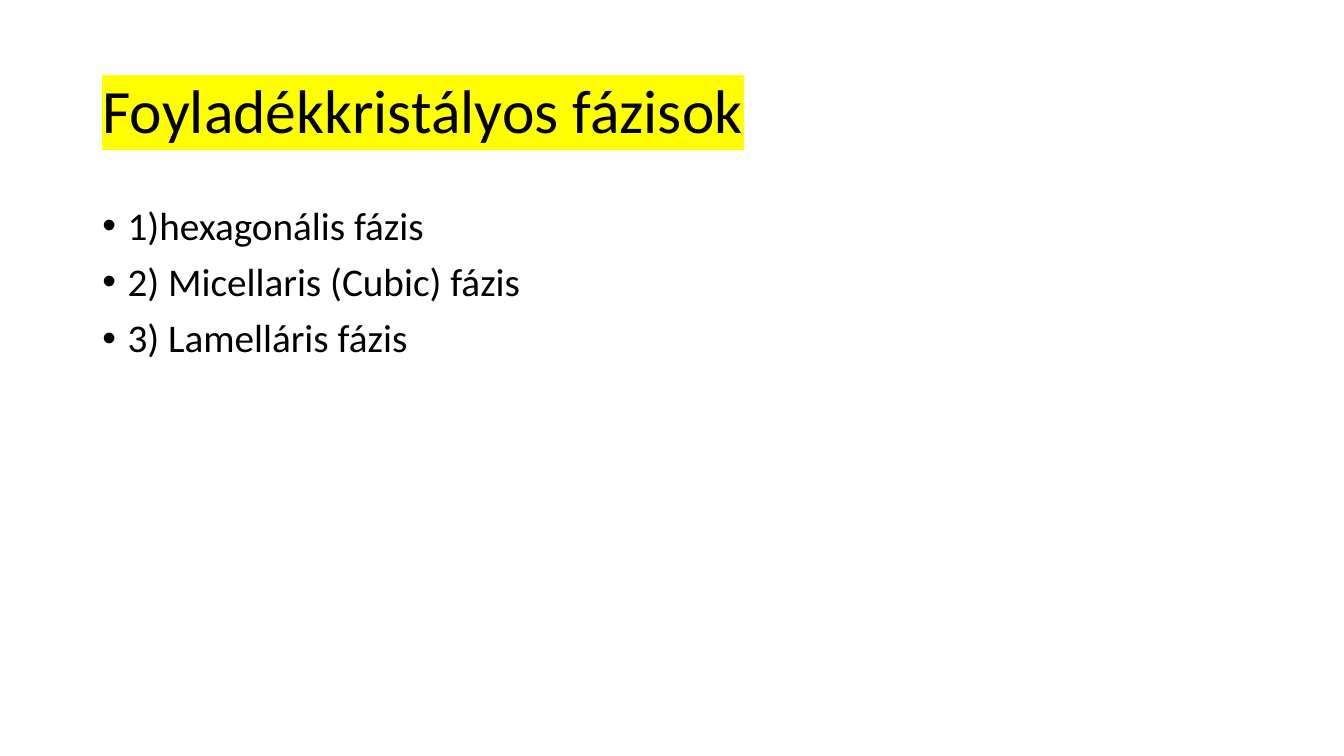
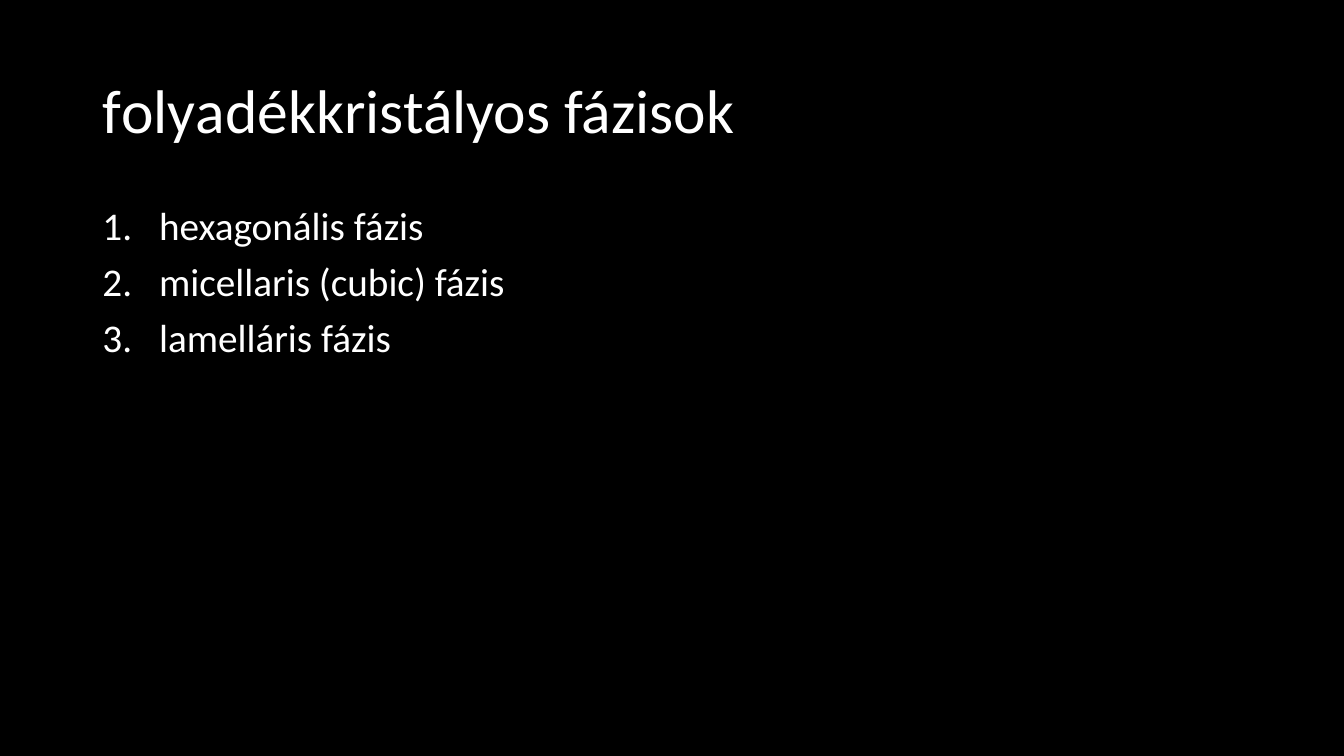
Before and after one commit to LilianaBohus/chemistry-presenations, a slide deck: slide 34 of adjuvants.pptx. Drawn at 1344x756 pixels with LibreOffice and Linux fonts; fonts in the diff are those of the drawing; background and template pictures are left out. Boxes give left, top, right and bottom in pixels: in the first picture for what was removed or moved away, otherwise in the second. Text is boxed around its words. In the diff, an @@ line names an element or a change of style, - is before the commit and + after.

```diff
--- a/adjuvants.pptx
+++ b/adjuvants.pptx
@@ background #FFFFFF to picture (left out) @@
@@ text at [102, 90, 734, 143]: text changed; text colour #000000 to #FFFFFF @@
-Foyladékkristályos fázisok
+folyadékkristályos fázisok
@@ text at [159, 212, 505, 353]: text changed; text colour #000000 to #FFFFFF @@
-• 1)hexagonális fázis
-• 2) Micellaris (Cubic) fázis
-• 3) Lamelláris fázis
+1. hexagonális fázis
+2. micellaris (cubic) fázis
+3. lamelláris fázis
```
Also in this commit, not shown: 4 other slides changed.
